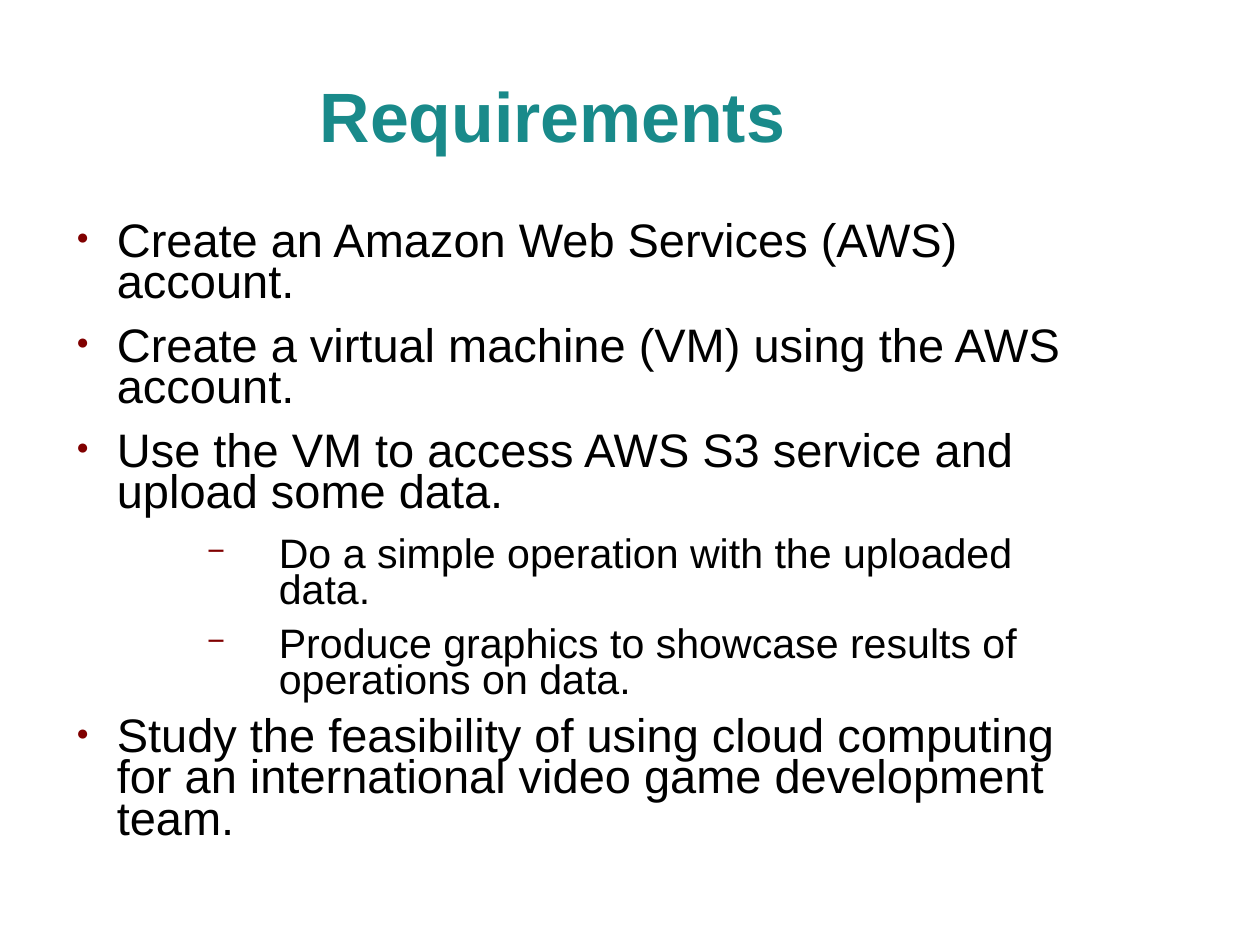
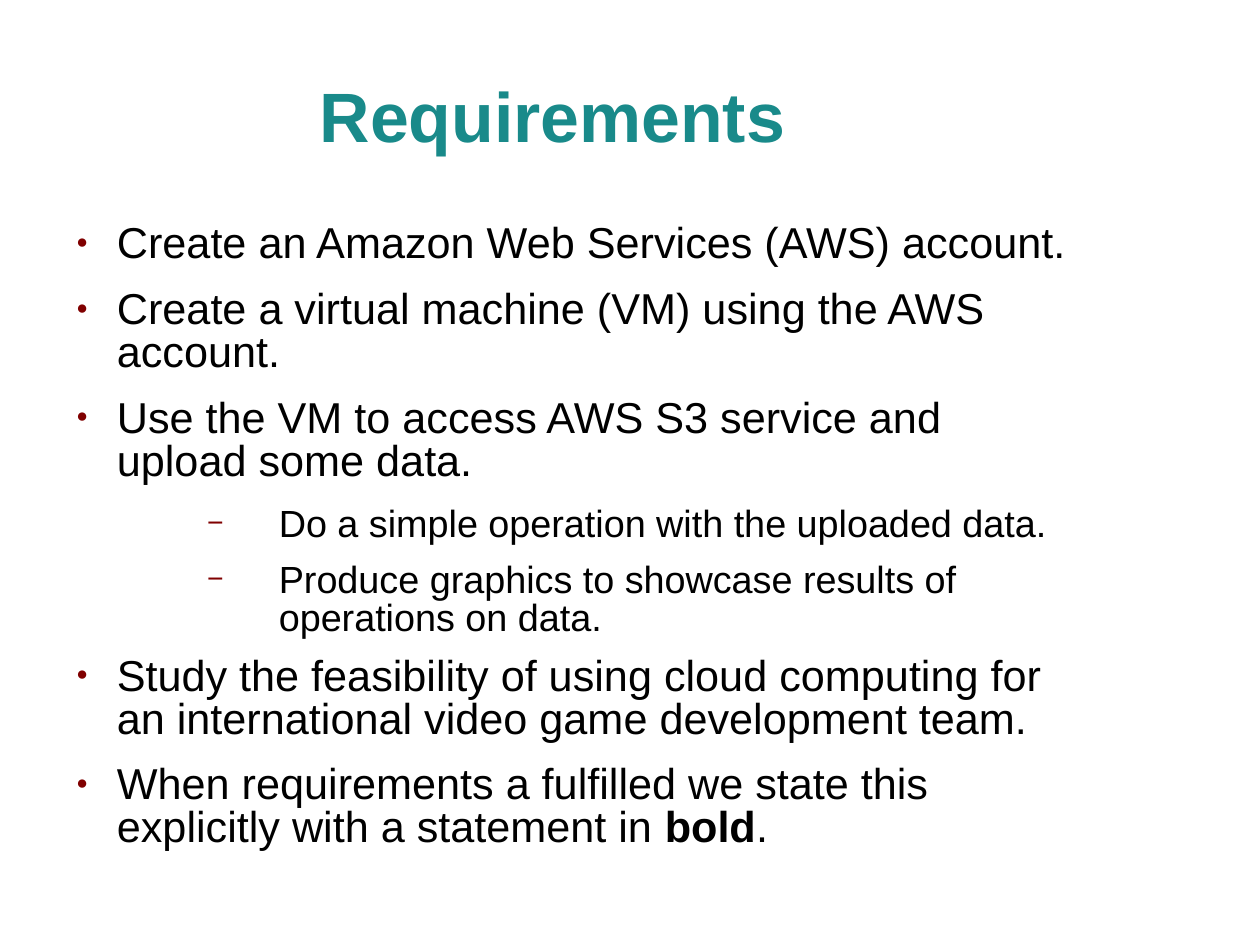
Before and after one commit to jhancock1975/cloud, a slide deck: slide 2 of assignment-1/assignment-1.ppt. Drawn at 1260x945 pixels with LibreOffice and Linux fonts; fonts in the diff are those of the drawing; background and template pictures are left out. Boxes give left, top, right and bottom in pixels: in the first picture for what was removed or moved away, otherwise in the second. Text is boxed around its words. In the diff, an @@ line names an element or a change of style, - is before the commit and + after.

```diff
--- a/assignment-1/assignment-1.ppt
+++ b/assignment-1/assignment-1.ppt
@@ text at (117, 226, 1065, 742): size 29.6 to 27.2 pt in "Create an Amazon Web Services (AWS) account.", "Create a virtual machine (VM) using the ...", "Use the VM to access AWS S3 ...", "Study the feasibility of using cloud computing ..."; size 25.9 to 23.8 pt in "Do a simple operation with the uploaded ...", "Produce graphics to showcase results of operations ..."; line spacing 0.73 to 0.83 @@
@@ text at (117, 767, 928, 851): paragraph added @@
+● When requirements a fulfilled we state this explicitly with a statement in bold.
```
Also in this commit, not shown: 4 other slides changed, 6 slides added, 1 other file.
